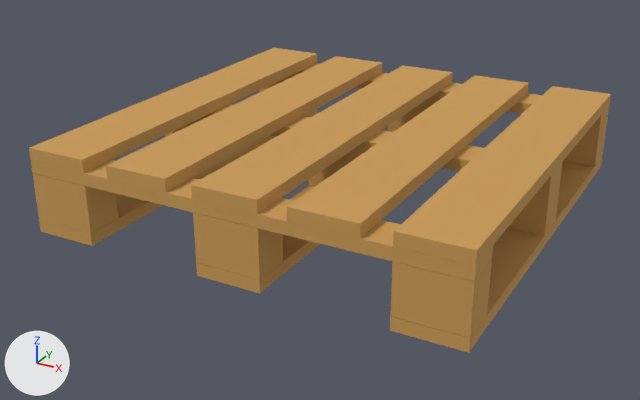
One commit to the glTF model public/models/pallet1.glb: the scene before it, then after it.
Both versions are drawn from a camera (50 mm lens) standing at (3.81, -7.44, 2.89) and looking at (-0.14, -0.27, -0.69). Lighting does not change. The marker at lower left points along +X, +Y and +Z. Where no turn or scale is listed for an object, it has been applied to the vertices.
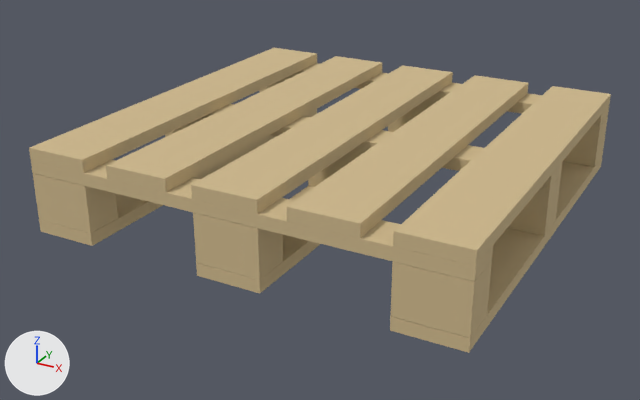
What changed in the scene script:
```text
Change mat_wood:
    mat_wood.base_color: (0.593, 0.328, 0.0937) -> (0.624, 0.485, 0.266)  # orange #ca9b56 -> beige #cfb98d
```

Where the change shows, as pixel boxes [x1, y1, x2, y2] in the pictures (640 x 400 px):
'Cube.004', recoloured (orange to beige)
    both: [393, 86, 611, 266]
'Cube.003', recoloured (orange to beige)
    both: [287, 75, 529, 238]
'Cube', recoloured (orange to beige)
    both: [191, 65, 453, 214]
'Cube.001', recoloured (orange to beige)
    both: [106, 56, 382, 192]
'Cube.002', recoloured (orange to beige)
    both: [29, 48, 317, 173]
'Cube.007', recoloured
    both: [31, 160, 493, 282]
'Cube.017', recoloured
    both: [390, 157, 602, 353]
'Cube.009', recoloured
    both: [391, 261, 492, 338]
'Cube.012', recoloured
    both: [193, 213, 283, 280]
'Cube.015', recoloured
    both: [33, 173, 118, 234]
'Cube.019', recoloured
    both: [39, 109, 317, 246]
'Cube.018', recoloured
    both: [196, 131, 392, 293]
'Cube.008', recoloured
    both: [508, 175, 561, 236]
'Cube.005', recoloured
    both: [195, 104, 562, 188]
'Cube.010', recoloured
    both: [563, 116, 608, 167]
'Cube.006', recoloured
    both: [287, 63, 609, 126]
'Cube.013', recoloured
    both: [308, 151, 363, 187]
'Cube.011', recoloured
    both: [388, 99, 437, 132]
'Cube.014', recoloured
    both: [165, 121, 198, 137]
'Cube.016', recoloured
    both: [259, 78, 289, 92]
